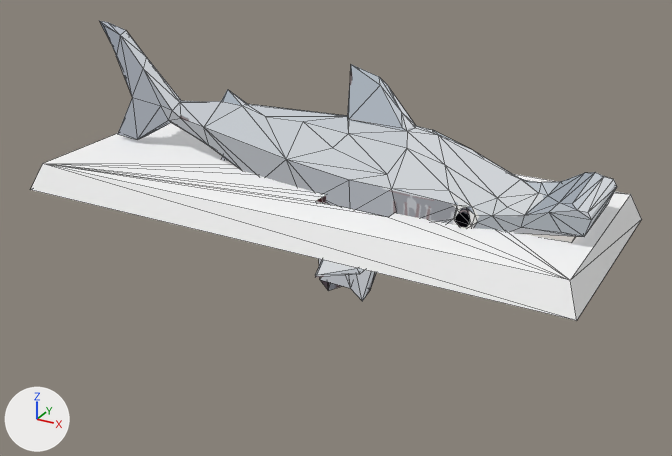
The glTF model public/models/hammerhead-shark/model.glb as it was, and as the next commit left it.
Both versions are drawn from a camera (50 mm lens) standing at (0.73, -1.321, 0.619) and looking at (0.014, -0.019, -0.032). Arrows for +X, +Y and +Z are at lower left; the lights stay in place. The older version comes first. Mesh edges are drawn as thin lines. Vertices at exactly the same position are counted once.

Names of what the first picture shows: 'Reduce_Flat'.
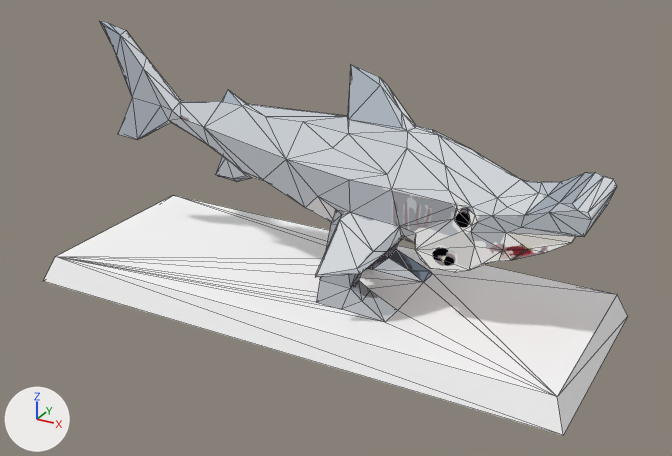
The newer file is also turned or shifted as a whole; pictures and numbers use the older file's frame.

Scene script edits in JSON lines:
```json
{"block": "me_reduce_flat", "where": "# used by ob_reduce_flat; location = (0.0, 0.0, 0.0)"}
{"op": "remove", "block": "me_reduce_flat", "code": "me_reduce_flat.from_pydata(...)  # 310 vertices, 620 faces; spans x -0.523..0.484, y -0.199..0.199, z -0.133..0.275"}
{"op": "add", "block": "me_reduce_flat", "code": "me_reduce_flat.from_pydata(...)  # 310 vertices, 620 faces; spans x -0.523..0.484, y -0.199..0.199, z -0.187..0.275"}
{"block": "me_reduce_flat", "change": "me_reduce_flat part 1: all 13 vertices in x 0.019..0.154, y -0.103..0.099, z 0.048 are moved by (0.0, 0.0, -0.187)"}
{"block": "me_reduce_flat", "change": "me_reduce_flat part 2: all 4 vertices in x -0.523..-0.504, y -0.199..0.199, z 0.0..0.048 are moved by (0.0, 0.0, -0.187)"}
{"block": "me_reduce_flat", "change": "me_reduce_flat part 3: all 4 vertices in x 0.464..0.484, y -0.199..0.199, z 0.0..0.048 are moved by (0.0, 0.0, -0.187)"}
```

Where the change shows, as pixel boxes [x1, y1, x2, y2] in the pictures (672 x 456 px; the box of a moved part takes in the faces that stretch with it):
```json
{"object": "Reduce_Flat", "change": "reshaped", "before": [31, 21, 641, 321], "after": [44, 21, 628, 435], "on screen": "38% taller"}
{"part": 1, "of": "me_reduce_flat", "change": "moved or reshaped", "before": [317, 196, 376, 301], "after": [316, 254, 433, 322]}
{"part": 2, "of": "me_reduce_flat", "change": "moved or reshaped", "before": [43, 123, 384, 217], "after": [56, 196, 423, 322]}
{"part": 3, "of": "me_reduce_flat", "change": "moved or reshaped", "before": [31, 164, 641, 321], "after": [44, 196, 628, 435]}
```
